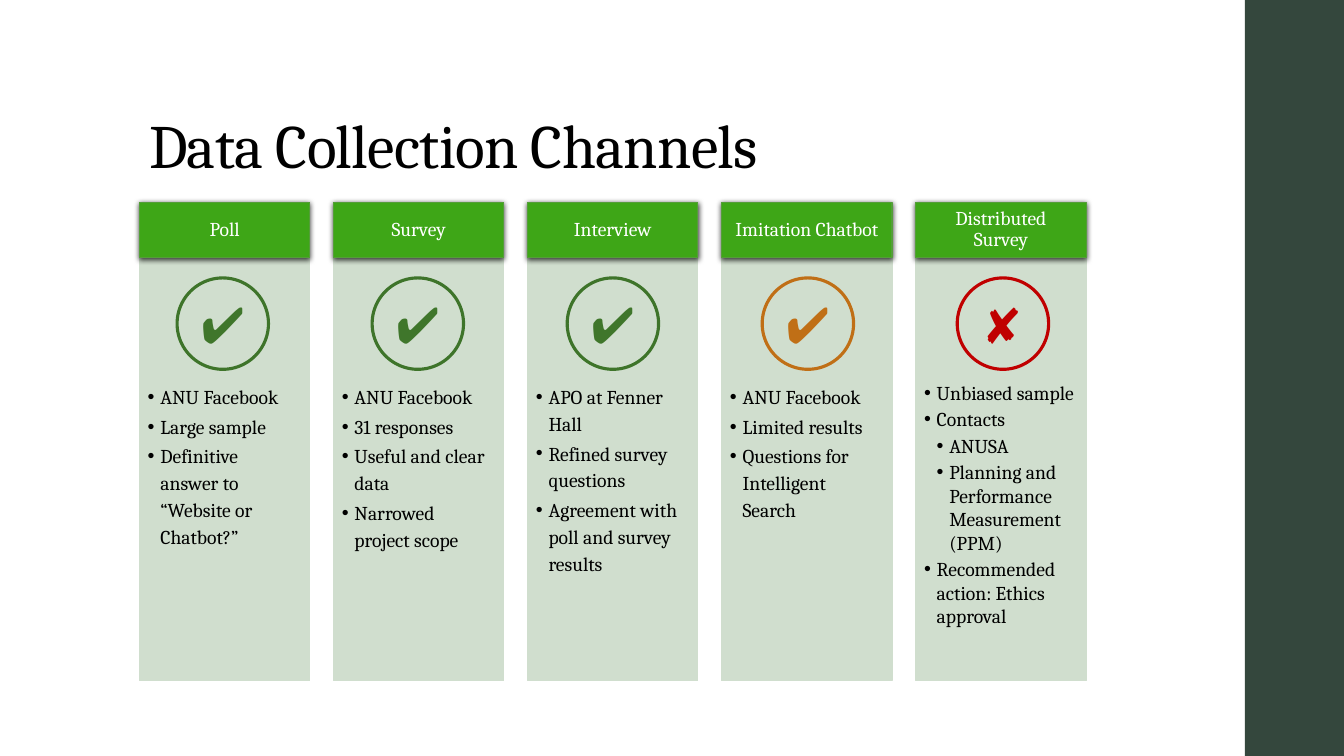
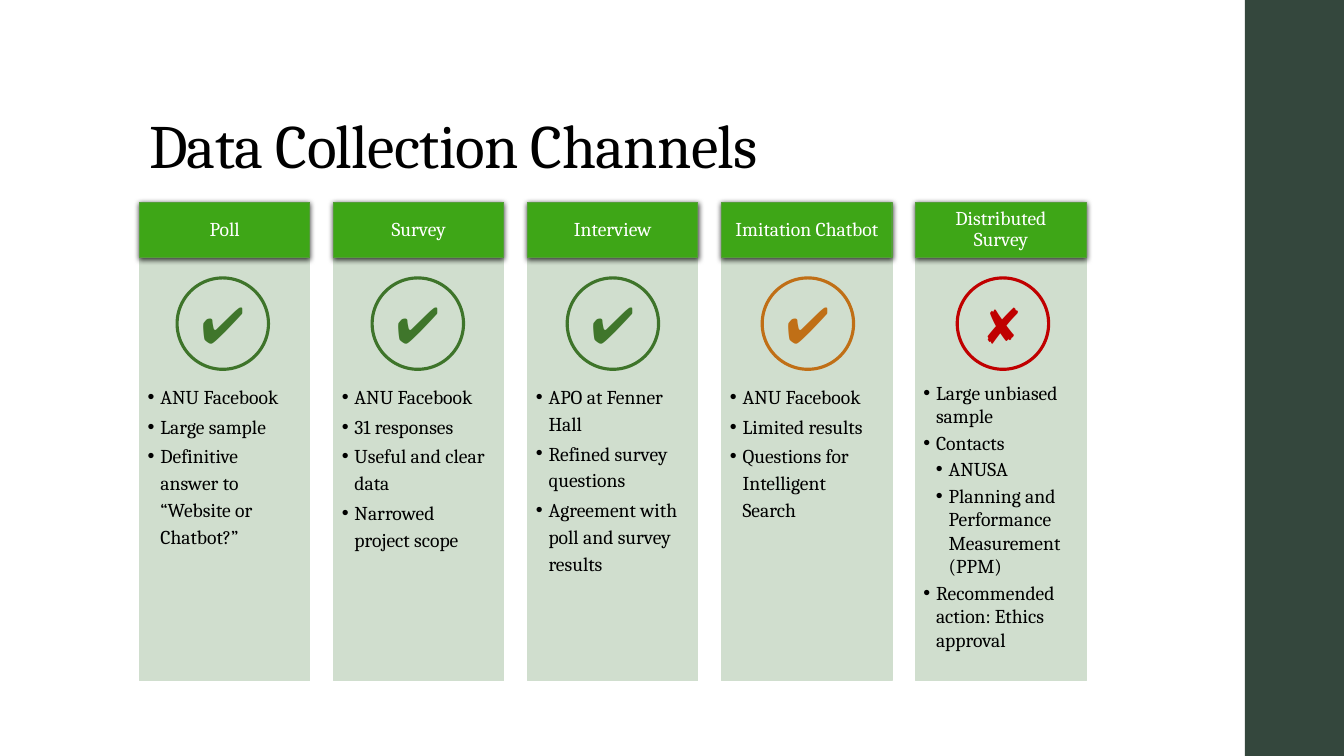
Before and after one commit to AICourseSelection/courseai, a slide deck: slide 4 of Documentation/Audit_2/Powerpoint/Audit_Presentation.pptx. Drawn at 1344x756 pixels with LibreOffice and Linux fonts; fonts in the diff are those of the drawing. Boxes give left, top, right and bottom in pixels: in the first picture for what was removed or moved away, otherwise in the second. Text is boxed around its words. In the diff, an @@ line names an element or a change of style, - is before the commit and + after.

```diff
--- a/Documentation/Audit_2/Powerpoint/Audit_Presentation.pptx
+++ b/Documentation/Audit_2/Powerpoint/Audit_Presentation.pptx
@@ text in freeform shape at box(936, 386, 1057, 427): text changed @@
-  •• Unbiased sample
+  •• Large unbiased sample
```
Also in this commit, not shown: 15 other files.
